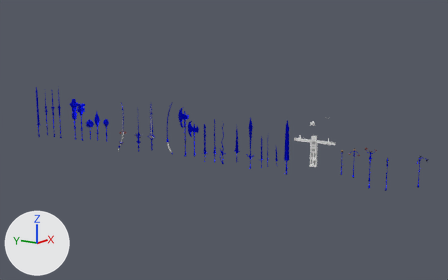
An edit to the Blender file WEAPON.blend, drawn before and after from the same camera.
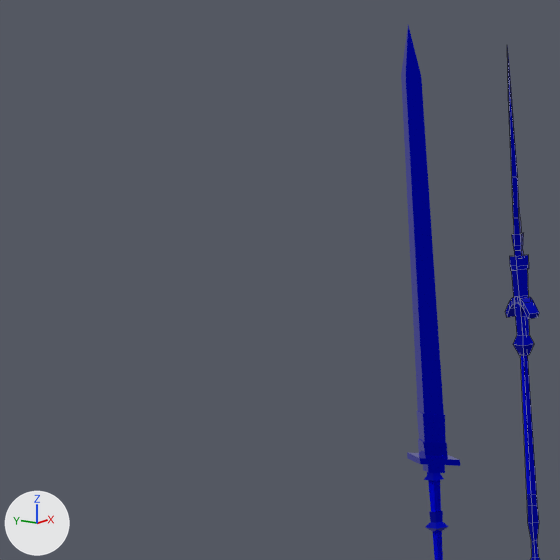
The first picture shows the older version from a 50 mm camera at (-192.1, -108.5, 50.7) aimed at (9.2, 28.0, 3.5). The close-ups show the older and then the newer version on the part from 0% to 11% of the width and 30% to 48% of the height of that picture. Only the edits that show in the close-ups are written down. The axes (+X, +Y, +Z) are drawn at lower left. The lights are the same throughout. The close-ups show mesh edges as thin lines.
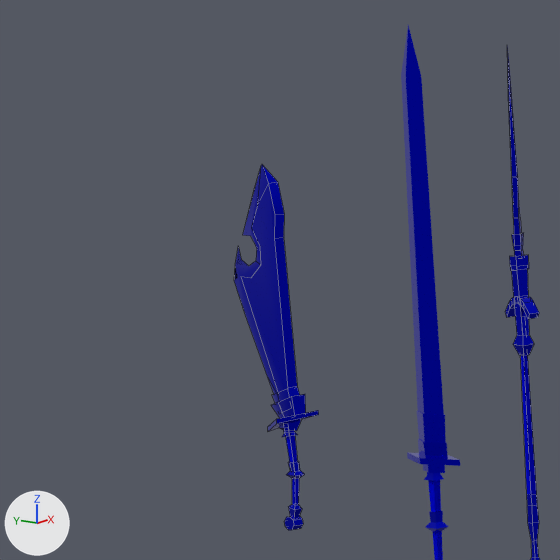
Location of each change, [x1, y1, x2, y2] in pixels of the close-ups (560 x 560 px):
'Object.005', added (blue)
    after: [234, 165, 319, 530]
    faces in mat_material_003 (its picture is missing): [241, 182, 319, 431]
    faces in mat_material_007 (its picture is missing): [234, 165, 305, 530]
    faces in mat_material_005 (blue #000de7): [286, 426, 299, 505]

What changed in the scene script:
```text
Add me_cube_029:
    me_cube_029.from_pydata(...)  # 138 vertices, 89 faces; spans x -1.0..1.0, y -3.8..5.4, z -15.1..13.2
    me_cube_029.polygons.foreach_set('use_smooth', [True] * 89)
    # faces by material slot: [32, 49, 8]
    me_cube_029.materials.append(mat_material_003)  # its picture is missing
    me_cube_029.materials.append(mat_material_007)  # its picture is missing
    me_cube_029.materials.append(mat_material_005)  # blue #000de7
Add ob_object_005:
    ob_object_005 = bpy.data.objects.new('Object.005', me_cube_029)
    ob_object_005.location = (0.0, 137.75, 6.06)
    ob_object_005.scale = (0.555, 0.555, 0.555)
```
